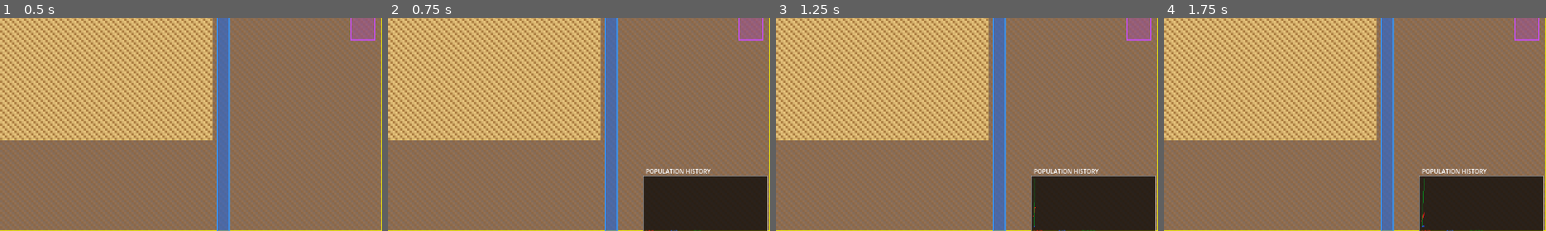
Above: before the commit, frames 1-4 (left to right).
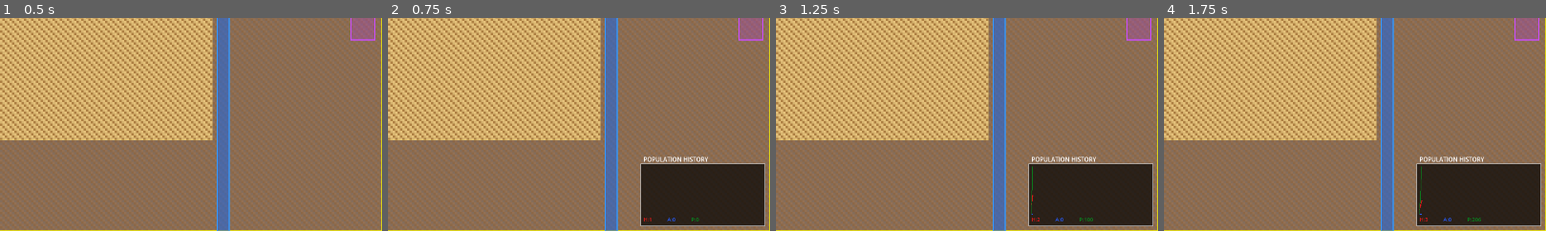
Above: after the commit, the same moments.

Repository: mamo1016/ecosystem-game
Game: Godot game, scene res://world.tscn
The game is run twice, just before and just after one commit, with the same random seed, the same clock (stepped at 60 frames per second) and the same inputs.
Inputs (mouse positions are % of the whole screen's width and height, from its top left):
- Up to frame 1 (0.5 s): no input
- Up to frame 2 (0.75 s): tap Enter at 0.5 s; move the mouse to (72, 45) at 0.52 s; click (72, 45) at 0.67 s
- Up to frame 3 (1.25 s): no input
- Up to frame 4 (1.75 s): tap Space at 1.25 s; move the mouse to (30, 55) at 1.27 s; click (30, 55) at 1.42 s
The pictures show only the part of the screen within x 50-100%, y 50-100%; the shares and areas given below are measured in that part.

Frame 1 is identical in both runs. In frame 2, 3.8% of the frame differs, in the area x 66-100%, y 65-100%; in frame 3, 3.8%; in frame 4, 3.9%.

Commit message:
Fix population graph positioning to keep it within window boundaries

Diff:
--- a/world.gd
+++ b/world.gd
@@ -475,8 +475,9 @@
 func _draw_population_graph() -> void:
 	if graph_history.is_empty(): return
 	var font := ThemeDB.fallback_font
-	var px: int = MAP_WIDTH * TILE_SIZE - GRAPH_W - 8
-	var py: int = MAP_HEIGHT * TILE_SIZE + int(MAP_OFFSET.y) - GRAPH_H - 8
+	var view_size := get_viewport_rect().size
+	var px: int = int(view_size.x) - GRAPH_W - 12
+	var py: int = int(view_size.y) - GRAPH_H - 28 # Moved up to fit legend
 
 	# Background
 	draw_rect(Rect2(px - 4, py - 4, GRAPH_W + 8, GRAPH_H + 24), Color(0, 0, 0, 0.7))
